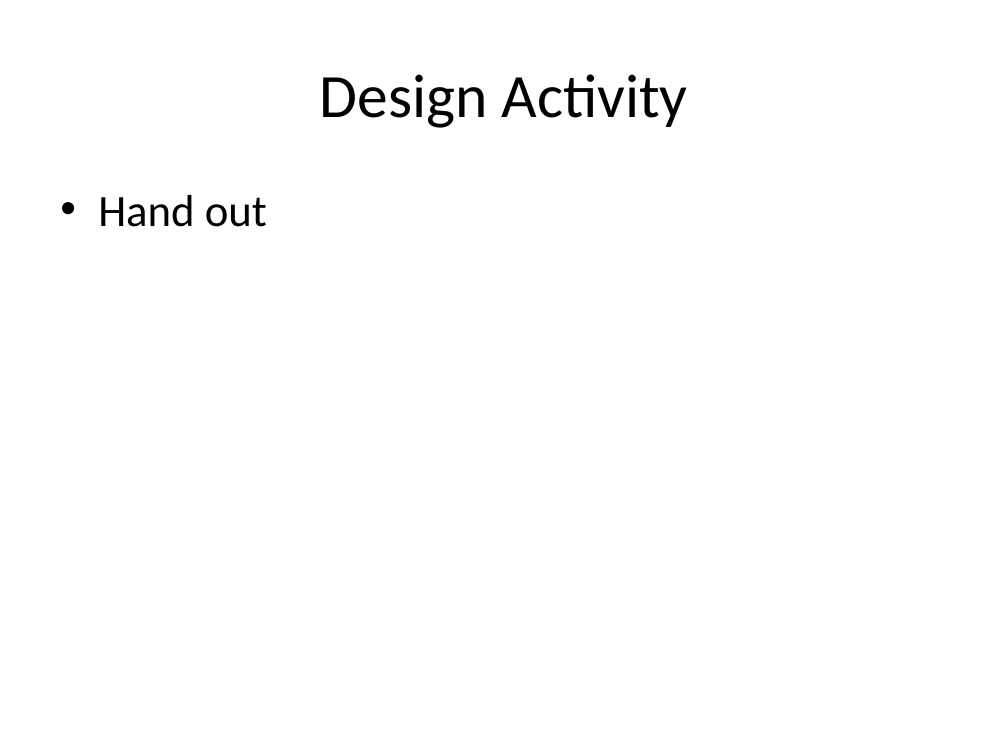
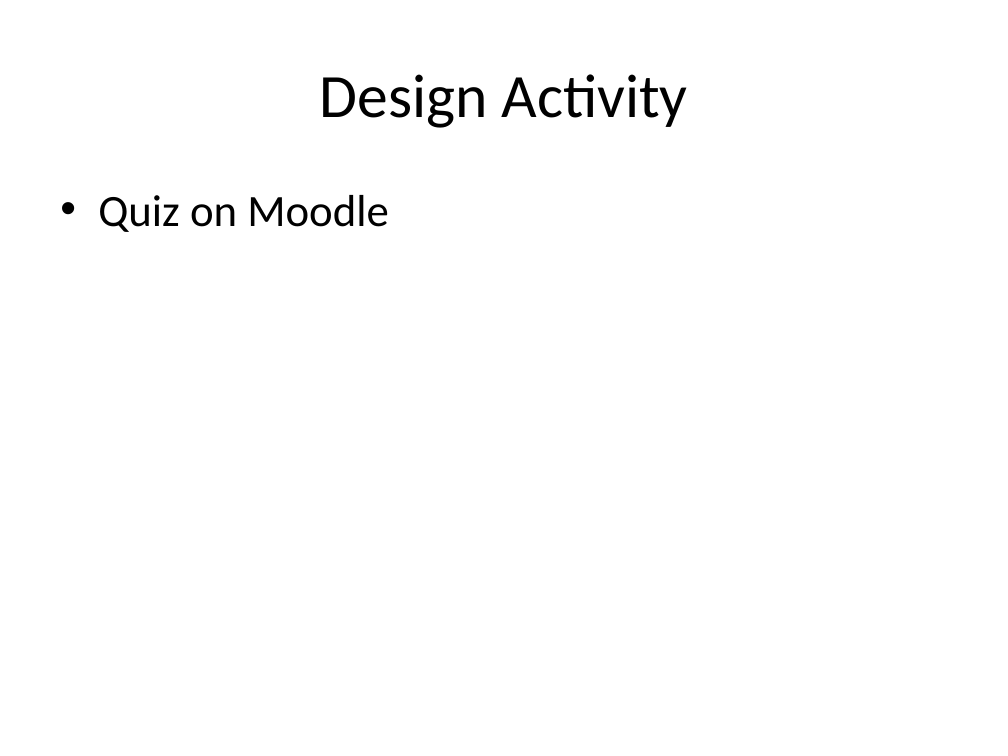
Before and after one commit to RHIT-CSSE/csse220, a slide deck: slide 13 of ClassMaterials/ProjectWorkday1/Slides/DesignInheritance.pptx. Drawn at 1008x756 pixels with LibreOffice and Linux fonts; fonts in the diff are those of the drawing. Boxes give left, top, right and bottom in pixels: in the first picture for what was removed or moved away, otherwise in the second. Text is boxed around its words. In the diff, an @@ line names an element or a change of style, - is before the commit and + after.

```diff
--- a/ClassMaterials/ProjectWorkday1/Slides/DesignInheritance.pptx
+++ b/ClassMaterials/ProjectWorkday1/Slides/DesignInheritance.pptx
@@ text at (98,195,389,232): text changed @@
-• Hand out
+• Quiz on Moodle
```
Also in this commit, not shown: 5 other slides changed, 4 slides added, 1 slide removed.
